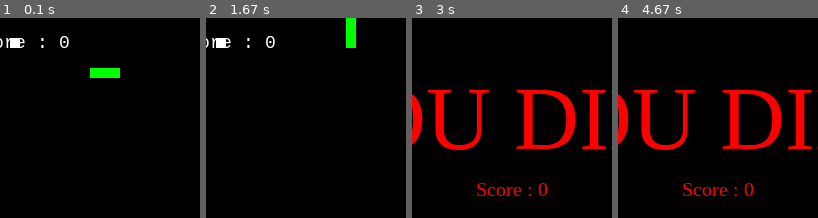
Above: before the commit, frames 1-4 (left to right).
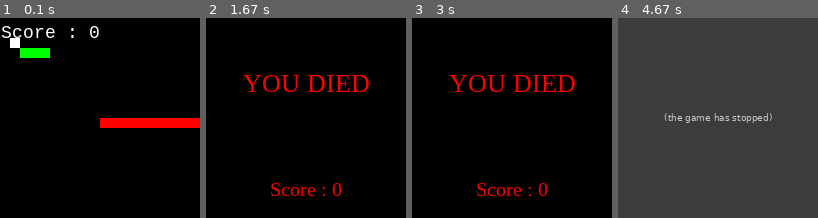
Above: after the commit, the same moments.

Repository: rajatdiptabiswas/snake-pygame
Game: pygame game, started from Snake Game.py
Two runs of this game, one before a commit and one after it. Both use one fixed random seed, a clock stepped at 60 frames per second and the inputs below.
Inputs:
- Up to frame 1 (0.1 s): no input
- Up to frame 2 (1.67 s): tap W at 0.33 s; hold Right 0.67-1.13 s; hold Up 1.17-1.63 s
- Up to frame 3 (3 s): no input
- Up to frame 4 (4.67 s): no input

The runs differ from the first frame. In frame 1, 5.3% of the frame differs, in the area x 0-100%, y 4-55%; in frame 2, 4.2%; in frame 3, 10%; in frame 4, 100%, in the area x 0-100%, y 0-100%.
After the commit the program exited at 4.4 s; later frames show no game.

Commit message:
! Lisad ! * Seina genereerimine (horisontaalne või vertikaalne) * Söök ei genereerita seina sisse

Diff:
--- a/Snake Game.py
+++ b/Snake Game.py
@@ -4,7 +4,6 @@
 """
 
 import pygame, sys, time, random
-
 
 # Difficulty settings
 # Easy      ->  10
@@ -47,8 +46,8 @@
 
 
 # Game variables
-snake_pos = [100, 50]
-snake_body = [[100, 50], [100-10, 50], [100-(2*10), 50]]
+snake_pos = [30, 30]
+snake_body = [[30, 30], [30-10, 30], [30-(2*10), 30]]
 
 food_pos = [random.randrange(1, (frame_size_x//10)) * 10, random.randrange(1, (frame_size_y//10)) * 10]
 food_spawn = True
@@ -59,9 +58,38 @@
 score = 0
 
 
+# Seina lisamine
+block_size = 10
+wall_length = 10 # Seina pikkus - 10 ühiku võrra suureneb
+wall_body = []
+wall_in_snake = True
+
+while wall_in_snake:
+    still_wall_in_snake = False
+    wall_pos = random.randrange(50, frame_size_x - (wall_length * 10) + 1, 10)
+    for pos in snake_body:
+        if wall_pos == pos[0] or wall_pos == pos[1]:
+            still_wall_in_snake = True
+            break
+    if not still_wall_in_snake:
+        wall_in_snake = False
+
+wall_direction = random.choice(["row", "column"])
+if wall_direction == "row":
+    for i in range(wall_length):
+        value = i*block_size
+        wall = [wall_pos+value, wall_pos]
+        wall_body.append(wall)
+else:
+    for i in range(wall_length):
+        value = i*block_size
+        wall = [wall_pos, wall_pos+value]
+        wall_body.append(wall)
+
+
 # Game Over
 def game_over():
-    my_font = pygame.font.SysFont('times new roman', 90)
+    my_font = pygame.font.SysFont('times new roman', 26)
     game_over_surface = my_font.render('YOU DIED', True, red)
     game_over_rect = game_over_surface.get_rect()
     game_over_rect.midtop = (frame_size_x/2, frame_size_y/4)
@@ -80,7 +108,7 @@
     score_surface = score_font.render('Score : ' + str(score), True, color)
     score_rect = score_surface.get_rect()
     if choice == 1:
-        score_rect.midtop = (frame_size_x/10, 15)
+        score_rect.midtop = (frame_size_x/4, 5)
     else:
         score_rect.midtop = (frame_size_x/2, frame_size_y/1.25)
     game_window.blit(score_surface, score_rect)
@@ -137,9 +165,16 @@
         snake_body.pop()
 
     # Spawning food on the screen
-    if not food_spawn:
-        food_pos = [random.randrange(1, (frame_size_x//10)) * 10, random.randrange(1, (frame_size_y//10)) * 10]
-    food_spawn = True
+    # Ei lisa sööki seina sisse
+    while not food_spawn:
+        still_in_wall = False
+        food_pos = [random.randrange(1, (frame_size_x // 10)) * 10, random.randrange(1, (frame_size_y // 10)) * 10]
+        for pos in wall_body:
+            if food_pos[0] == pos[0] and food_pos[1] == pos[1]:
+                still_in_wall = True
+                break
+        if not still_in_wall:
+            food_spawn = True
 
     # GFX
     game_window.fill(black)
@@ -152,7 +187,16 @@
     # Snake food
     pygame.draw.rect(game_window, white, pygame.Rect(food_pos[0], food_pos[1], 10, 10))
 
+    # Sein
+    for pos in wall_body:
+        pygame.draw.rect(game_window, red, pygame.Rect(pos[0], pos[1], 10, 10))
+
     # Game Over conditions
+    # Seina vastu
+    for block in wall_body:
+        if snake_pos[0] == block[0] and snake_pos[1] == block[1]:
+            game_over()
+
     # Getting out of bounds
     if snake_pos[0] < 0 or snake_pos[0] > frame_size_x-10:
         game_over()
